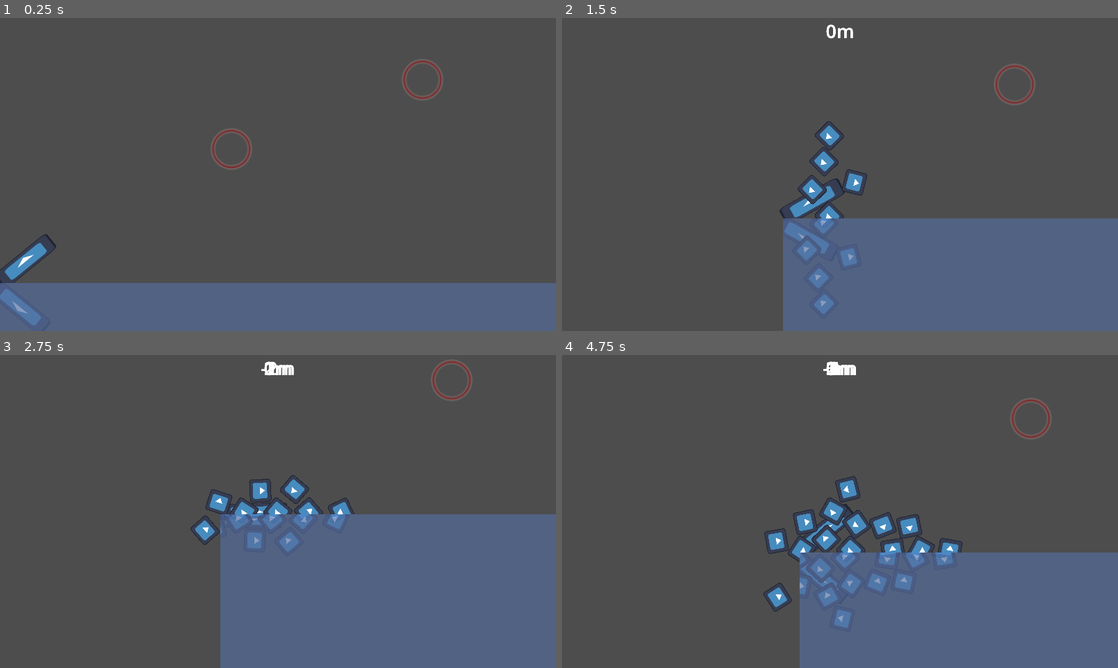
Above: before the commit, frames 1-4 (two rows, left to right).
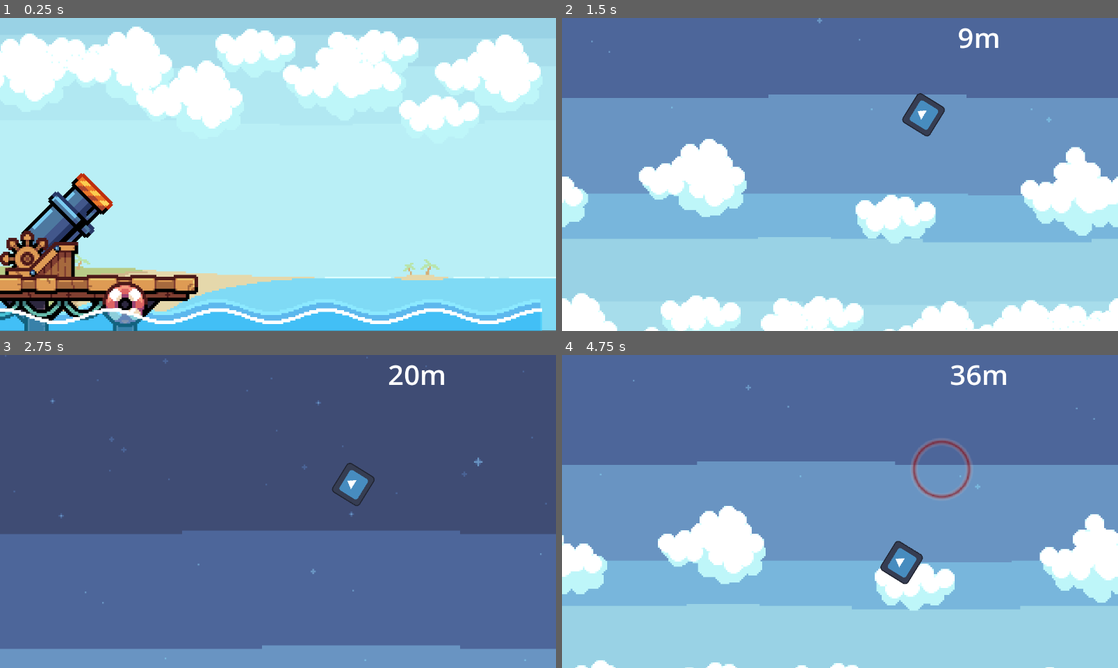
Above: after the commit, the same moments.

Repository: FaunaPolaris/BirdGameJam-Legado
Game: Godot game, scene res://canonGame/level/level.tscn
Two runs of this game, one before a commit and one after it. Both use one fixed random seed, a clock stepped at 60 frames per second and the inputs below. This scene is started directly instead of the project's main scene. The engine's default icon, where the game draws it, is replaced by a stand-in: a white triangle on a blue panel in a dark square.
Inputs:
- Up to frame 1 (0.25 s): no input
- Up to frame 2 (1.5 s): tap Enter (ui_accept) at 0.5, 0.6, 0.77, 1.07, 1.35 s; hold Right (ui_right) 0.53-1.28 s; hold Down (ui_down) from 1.28 s (still down)
- Up to frame 3 (2.75 s): tap Enter (ui_accept) at 1.52, 1.82, 2.1 s; release Down (ui_down) at 2.03 s; hold Right (ui_right) from 2.03 s (still down)
- Up to frame 4 (4.75 s): release Right (ui_right) at 2.78 s; hold Up (ui_up) 2.78-3.53 s; tap Enter (ui_accept) at 2.85, 3.02, 3.32, 3.6, 3.77, 4.07, 4.35, 4.52 s; hold Left (ui_left) from 3.53 s (still down)

The runs differ from the first frame. In frame 1, 100% of the frame differs, in the area x 0-100%, y 0-100%; in frame 2, 100%; in frame 3, 75%; in frame 4, 100%.

Commit message:
art implementation for canon

Diff:
--- a/canonGame/canon/canon.gd
+++ b/canonGame/canon/canon.gd
@@ -2,21 +2,26 @@
 
 var	main_character	= preload("res://canonGame/mainCharacter/main_character.tscn")
 
-var offset_angle	: int = 90
-var	max_angle		: int = -90
+var	max_angle		: int = 90
 var	min_angle		: int = 0
 var	canon_speed		: int = 50
+var	has_shot		: bool = false
 
 func _process(delta : float):
 	pass
-	if Input.is_action_pressed("ui_up") and $mouth.global_rotation_degrees > max_angle:
+	if Input.is_action_pressed("ui_up") and $mouth.global_rotation_degrees > min_angle:
 		$mouth.global_rotation_degrees -= canon_speed * delta
-	elif Input.is_action_pressed("ui_down") and $mouth.global_rotation_degrees < min_angle:
+		$CannonWheel.global_rotation_degrees += canon_speed * delta
+	elif Input.is_action_pressed("ui_down") and $mouth.global_rotation_degrees < max_angle:
 		$mouth.global_rotation_degrees += canon_speed * delta
-	if Input.is_action_just_pressed("ui_accept"):
+		$CannonWheel.global_rotation_degrees -= canon_speed * delta
+	if Input.is_action_just_pressed("ui_accept") and !has_shot:
 		var new_main = main_character.instantiate()
+		has_shot = true
 		new_main.position = $mouth/tip.global_position
 		new_main.original_pos = new_main.position
-		new_main.supposed_rotation = $mouth/tip.global_rotation_degrees - offset_angle
+		new_main.supposed_rotation = $mouth.global_rotation_degrees - 90
 		add_child(new_main)
 		$"../Camera2D".followBullet(new_main)
+		$"../floor".followBullet(new_main)
+		$"../ceiling".followBullet(new_main)
--- a/canonGame/canon/canon.tscn
+++ b/canonGame/canon/canon.tscn
@@ -1,20 +1,38 @@
-[gd_scene load_steps=3 format=3 uid="uid://t52keyqcvf2n"]
+[gd_scene load_steps=6 format=3 uid="uid://t52keyqcvf2n"]
 
 [ext_resource type="Script" uid="uid://ddhf1t6f288r3" path="res://canonGame/canon/canon.gd" id="1_6b8qj"]
-[ext_resource type="Texture2D" uid="uid://o7vchi5epwkd" path="res://icon.svg" id="1_fiqj8"]
+[ext_resource type="Texture2D" uid="uid://cjp7hk386746m" path="res://textures/cannon/cannon.png" id="2_r4el3"]
+[ext_resource type="Texture2D" uid="uid://dab0lvw617j4a" path="res://textures/cannon/cannon_wheel.png" id="3_r4el3"]
+[ext_resource type="Texture2D" uid="uid://cp6hswjsd5bsg" path="res://textures/cannon/cannon_base.png" id="4_5kyjt"]
+[ext_resource type="Texture2D" uid="uid://pmdi7vsru3x1" path="res://textures/cannon/dock.png" id="5_fymf5"]
 
 [node name="canon" type="Node2D"]
+texture_filter = 1
 script = ExtResource("1_6b8qj")
 
 [node name="mouth" type="Sprite2D" parent="."]
-position = Vector2(5.96046e-08, -5.96046e-08)
-rotation = -0.683328
-scale = Vector2(1.81154, 0.510967)
-texture = ExtResource("1_fiqj8")
-offset = Vector2(64, -4.78752)
+position = Vector2(63, -41)
+rotation = 0.785398
+scale = Vector2(4, 4)
+texture = ExtResource("2_r4el3")
+offset = Vector2(0, -26.7875)
 
 [node name="tip" type="Node2D" parent="mouth"]
-position = Vector2(114.805, -6.39398)
-rotation = 1.56637
-scale = Vector2(1.95685, 0.552804)
+position = Vector2(0, -56)
+scale = Vector2(4, 4)
 skew = -0.0512058
+
+[node name="CannonWheel" type="Sprite2D" parent="."]
+position = Vector2(63, -41)
+scale = Vector2(4, 4)
+texture = ExtResource("3_r4el3")
+
+[node name="CannonBase" type="Sprite2D" parent="."]
+position = Vector2(96, -40)
+scale = Vector2(4, 4)
+texture = ExtResource("4_5kyjt")
+
+[node name="dock" type="Sprite2D" parent="."]
+position = Vector2(228, 78)
+scale = Vector2(4, 4)
+texture = ExtResource("5_fymf5")
--- a/canonGame/impulse/impulse.gd
+++ b/canonGame/impulse/impulse.gd
@@ -3,11 +3,14 @@
 class_name impulse
 
 var	has_impulsed		: bool = false
-@export var impulsex	: int = 0
-@export var impulsey	: int = 0
+@export var impulsex	: int = 150
+@export var impulsey	: int = -600
 
 func	_process(delta: float) -> void:
 	if has_overlapping_bodies() and !has_impulsed:
 		has_impulsed = true
 		for body in get_overlapping_bodies():
 			body.impulse(impulsex, impulsey)
+
+func _on_lifespan_timeout() -> void:
+	queue_free()
--- a/canonGame/impulse/impulse.tscn
+++ b/canonGame/impulse/impulse.tscn
@@ -23,3 +23,10 @@
 [node name="art" type="Sprite2D" parent="."]
 scale = Vector2(2.28125, 2.28125)
 texture = SubResource("GradientTexture2D_rj6et")
+
+[node name="lifespan" type="Timer" parent="."]
+wait_time = 15.0
+one_shot = true
+autostart = true
+
+[connection signal="timeout" from="lifespan" to="." method="_on_lifespan_timeout"]
--- /dev/null
+++ b/canonGame/level/ceiling.gd
@@ -0,0 +1,10 @@
+extends StaticBody2D
+
+var focus_point = 0
+
+func	followBullet(target):
+	focus_point = target
+
+func	_process(delta: float) -> void:
+	if focus_point:
+		position.x = focus_point.position.x
--- /dev/null
+++ b/canonGame/level/floor.gd
@@ -0,0 +1,10 @@
+extends Area2D
+
+var focus_point = 0
+
+func	followBullet(target):
+	focus_point = target
+
+func	_process(delta: float) -> void:
+	if focus_point:
+		position.x = focus_point.position.x
--- /dev/null
+++ b/canonGame/level/level.gd
@@ -0,0 +1,15 @@
+extends Node2D
+
+var end_screen = preload("res://shared/endScreen.tscn")
+var	impulse = preload("res://canonGame/impulse/impulse.tscn")
+
+func _on_floor_body_entered(body: Node2D) -> void:
+	get_tree().change_scene_to_packed(end_screen)
+
+
+func _on_impulse_spawn_timeout() -> void:
+	var	random_pos = Vector2(randi_range(960, 6000), randi_range(-740, 740))
+	var new_impulse = impulse.instantiate()
+	new_impulse.position.x = random_pos.x + Global.position.x
+	new_impulse.position.y = random_pos.y + Global.position.y
+	add_child(new_impulse)
--- a/canonGame/level/level.tscn
+++ b/canonGame/level/level.tscn
@@ -1,60 +1,173 @@
-[gd_scene load_steps=8 format=3 uid="uid://j0ll3p56344r"]
+[gd_scene load_steps=16 format=3 uid="uid://j0ll3p56344r"]
 
 [ext_resource type="PackedScene" uid="uid://t52keyqcvf2n" path="res://canonGame/canon/canon.tscn" id="1_1njy3"]
-[ext_resource type="Shader" uid="uid://cx6ooffi7n41c" path="res://canonGame/level/water.gdshader" id="2_64f4c"]
+[ext_resource type="Script" uid="uid://difvtsf6srejg" path="res://canonGame/level/level.gd" id="1_3jpai"]
 [ext_resource type="Script" uid="uid://bds05ofn7ocoj" path="res://canonGame/level/camera_2d.gd" id="2_nel4u"]
-[ext_resource type="PackedScene" uid="uid://pia88a6c3b1i" path="res://canonGame/impulse/impulse.tscn" id="4_vnhku"]
-
-[sub_resource type="PhysicsMaterial" id="PhysicsMaterial_vnhku"]
-rough = true
+[ext_resource type="Texture2D" uid="uid://ddls23kveavui" path="res://textures/background/clouds/cloud_front_3.png" id="2_w0isi"]
+[ext_resource type="Texture2D" uid="uid://bb4bafj1jgmjb" path="res://textures/background/bg_start.png" id="2_wc3sl"]
+[ext_resource type="Script" uid="uid://52fv25itwr1s" path="res://canonGame/level/floor.gd" id="3_vnhku"]
+[ext_resource type="Script" uid="uid://dfonb542bqems" path="res://canonGame/level/ceiling.gd" id="5_tei5g"]
+[ext_resource type="Texture2D" uid="uid://tj0r05cxtju6" path="res://textures/waves/wave_back.png" id="6_81lgp"]
+[ext_resource type="Texture2D" uid="uid://bipwp5b0nulv4" path="res://textures/background/bg_right.png" id="7_rrcc1"]
+[ext_resource type="Texture2D" uid="uid://6qdwgtjfo828" path="res://textures/background/bg_up.png" id="8_0aevh"]
+[ext_resource type="Texture2D" uid="uid://b0xujctcu0yji" path="res://textures/waves/wave_front.png" id="8_oki1q"]
+[ext_resource type="Texture2D" uid="uid://cbcrx2mg0kiuh" path="res://textures/background/bg_up_2.png" id="9_w0isi"]
+[ext_resource type="Texture2D" uid="uid://tmoebky4wvsx" path="res://textures/background/clouds/cloud_front_1.png" id="10_e8frv"]
+[ext_resource type="Texture2D" uid="uid://dtqy85rampyw0" path="res://textures/background/clouds/cloud_front_2.png" id="11_w1o5i"]
 
 [sub_resource type="RectangleShape2D" id="RectangleShape2D_nel4u"]
-size = Vector2(4804.5, 91)
-
-[sub_resource type="ShaderMaterial" id="ShaderMaterial_nel4u"]
-shader = ExtResource("2_64f4c")
-shader_parameter/offSet = 0.0
-shader_parameter/YDistortion = 1.0
-shader_parameter/waterColor = Color(0.117, 0.27, 0.58, 1)
-shader_parameter/colorCorection = 0.35
-shader_parameter/distortionForce = 0.01
-shader_parameter/WDBrightness = 1.5
-shader_parameter/WDFreq = 0.6
-shader_parameter/WDSize = 0.9
-shader_parameter/WDSpeed = 4.0
-shader_parameter/tiling = Vector2(1, 1)
-shader_parameter/offSetSpeed = Vector2(0.1, 0.1)
-shader_parameter/backGroundDirX = 0.01
-shader_parameter/backGroundDirY = 0.01
+size = Vector2(1920, 100)
 
 [node name="Level" type="Node2D"]
+texture_filter = 1
+script = ExtResource("1_3jpai")
+
+[node name="BgStart" type="Sprite2D" parent="."]
+position = Vector2(640, -236)
+scale = Vector2(4, 4)
+texture = ExtResource("2_wc3sl")
+
+[node name="clouds" type="Parallax2D" parent="."]
+texture_filter = 1
+repeat_size = Vector2(1280, 0)
+autoscroll = Vector2(64, 0)
+repeat_times = 2
+
+[node name="CloudFront1" type="Sprite2D" parent="clouds"]
+position = Vector2(572, -514)
+scale = Vector2(4, 4)
+texture = ExtResource("10_e8frv")
+
+[node name="CloudFront9" type="Sprite2D" parent="clouds"]
+position = Vector2(995, -362)
+scale = Vector2(4, 4)
+texture = ExtResource("10_e8frv")
+
+[node name="CloudFront10" type="Sprite2D" parent="clouds"]
+position = Vector2(136, -494)
+scale = Vector2(4, 4)
+texture = ExtResource("10_e8frv")
+
+[node name="CloudFront11" type="Sprite2D" parent="clouds"]
+position = Vector2(855, -512)
+scale = Vector2(4, 4)
+texture = ExtResource("10_e8frv")
+
+[node name="CloudFront4" type="Sprite2D" parent="clouds"]
+position = Vector2(1021, -745)
+scale = Vector2(4, 4)
+texture = ExtResource("10_e8frv")
+
+[node name="CloudFront2" type="Sprite2D" parent="clouds"]
+position = Vector2(777, -461)
+scale = Vector2(4, 4)
+texture = ExtResource("11_w1o5i")
+
+[node name="CloudFront5" type="Sprite2D" parent="clouds"]
+position = Vector2(171, -809)
+scale = Vector2(4, 4)
+texture = ExtResource("11_w1o5i")
+
+[node name="CloudFront3" type="Sprite2D" parent="clouds"]
+position = Vector2(554, -840)
+scale = Vector2(4, 4)
+texture = ExtResource("2_w0isi")
+
+[node name="CloudFront6" type="Sprite2D" parent="clouds"]
+position = Vector2(260, -485)
+scale = Vector2(4, 4)
+texture = ExtResource("2_w0isi")
+
+[node name="CloudFront7" type="Sprite2D" parent="clouds"]
+position = Vector2(1109, -467)
+scale = Vector2(4, 4)
+texture = ExtResource("2_w0isi")
+
+[node name="CloudFront12" type="Sprite2D" parent="clouds"]
+position = Vector2(14, -469)
+scale = Vector2(4, 4)
+texture = ExtResource("2_w0isi")
+
+[node name="CloudFront8" type="Sprite2D" parent="clouds"]
+position = Vector2(422, -407)
+scale = Vector2(4, 4)
+texture = ExtResource("2_w0isi")
+
+[node name="waveBack" type="Parallax2D" parent="."]
+scroll_offset = Vector2(1, -1)
+repeat_size = Vector2(1240, 0)
+autoscroll = Vector2(12, 0)
+repeat_times = 2
+
+[node name="WaveBack" type="Sprite2D" parent="waveBack"]
+position = Vector2(620, 89)
+scale = Vector2(4, 4)
+texture = ExtResource("6_81lgp")
 
 [node name="canon" parent="." instance=ExtResource("1_1njy3")]
 
+[node name="waveFront" type="Parallax2D" parent="."]
+repeat_size = Vector2(1240, 0)
+autoscroll = Vector2(32, 0)
+repeat_times = 2
+
+[node name="WaveFront" type="Sprite2D" parent="waveFront"]
+position = Vector2(620, 109)
+scale = Vector2(4, 4)
+texture = ExtResource("8_oki1q")
+
 [node name="Camera2D" type="Camera2D" parent="."]
-position = Vector2(960, -374)
-limit_top = -1400
+position = Vector2(633, -168)
+limit_left = 0
+limit_top = -1700
+limit_bottom = 125
 position_smoothing_enabled = true
 script = ExtResource("2_nel4u")
 
-[node name="floor" type="StaticBody2D" parent="."]
-physics_material_override = SubResource("PhysicsMaterial_vnhku")
+[node name="floor" type="Area2D" parent="."]
+position = Vector2(2, 217)
+script = ExtResource("3_vnhku")
 
 [node name="collision" type="CollisionShape2D" parent="floor"]
-position = Vector2(2407.75, 83)
+position = Vector2(956, -52)
 shape = SubResource("RectangleShape2D_nel4u")
 
-[node name="water" type="ColorRect" parent="."]
-material = SubResource("ShaderMaterial_nel4u")
-offset_right = 4806.0
-offset_bottom = 920.0
+[node name="ceiling" type="StaticBody2D" parent="."]
+position = Vector2(24, -1606)
+collision_layer = 4
+script = ExtResource("5_tei5g")
 
-[node name="impulse" parent="." instance=ExtResource("4_vnhku")]
-position = Vector2(799, -462)
-impulsex = -600
-impulsey = -100
+[node name="collision" type="CollisionShape2D" parent="ceiling"]
+position = Vector2(960, 14)
+shape = SubResource("RectangleShape2D_nel4u")
+disabled = true
 
-[node name="impulse2" parent="." instance=ExtResource("4_vnhku")]
-position = Vector2(1459, -701)
-impulsex = -60
-impulsey = -100
+[node name="ParallaxBackground" type="ParallaxBackground" parent="."]
+
+[node name="ParallaxLayer" type="ParallaxLayer" parent="ParallaxBackground"]
+motion_mirroring = Vector2(1280, 0)
+
+[node name="BgRight" type="Sprite2D" parent="ParallaxBackground/ParallaxLayer"]
+texture_filter = 1
+position = Vector2(640, -236)
+scale = Vector2(4, 4)
+texture = ExtResource("7_rrcc1")
+
+[node name="BgUp" type="Sprite2D" parent="ParallaxBackground/ParallaxLayer"]
+texture_filter = 1
+position = Vector2(640, -956)
+scale = Vector2(4, 4)
+texture = ExtResource("8_0aevh")
+
+[node name="BgUp2" type="Sprite2D" parent="ParallaxBackground/ParallaxLayer"]
+texture_filter = 1
+position = Vector2(640, -1676)
+scale = Vector2(4, 4)
+texture = ExtResource("9_w0isi")
+
+[node name="impulse_spawn" type="Timer" parent="."]
+wait_time = 0.6
+autostart = true
+
+[connection signal="body_entered" from="floor" to="." method="_on_floor_body_entered"]
+[connection signal="timeout" from="impulse_spawn" to="." method="_on_impulse_spawn_timeout"]
--- a/canonGame/mainCharacter/main_character.gd
+++ b/canonGame/mainCharacter/main_character.gd
@@ -5,11 +5,13 @@
 var original_pos : Vector2 = Vector2.ZERO
 
 func	_process(delta: float) -> void:
-	$distanceCounter.setDistance((global_position.x - original_pos.x) / 100)
+	Global.distance = (global_position.x - original_pos.x) / 100
+	Global.position = global_position
+	$distanceCounter.setDistance(Global.distance)
 
 func	_ready() -> void:
 	rotation = supposed_rotation
-	apply_impulse(Vector2(Global.current_fat, 0).rotated(deg_to_rad(supposed_rotation)), original_pos - position)
+	apply_impulse(Vector2(1500, 0).rotated(deg_to_rad(supposed_rotation)), original_pos - position)
 
 func	impulse(forcex, forcey):
 	apply_impulse(Vector2(forcex, forcey), original_pos - position)
--- a/canonGame/mainCharacter/main_character.tscn
+++ b/canonGame/mainCharacter/main_character.tscn
@@ -1,17 +1,15 @@
-[gd_scene load_steps=6 format=3 uid="uid://c5xl5nd4ofm1d"]
+[gd_scene load_steps=5 format=3 uid="uid://c5xl5nd4ofm1d"]
 
 [ext_resource type="Script" uid="uid://cadcfd4beb3wt" path="res://canonGame/mainCharacter/main_character.gd" id="1_exv1e"]
 [ext_resource type="Texture2D" uid="uid://o7vchi5epwkd" path="res://icon.svg" id="2_vedcc"]
 [ext_resource type="PackedScene" uid="uid://ch4no1kmuawrs" path="res://canonGame/distanceCounter/distance_counter.tscn" id="3_lhhoq"]
 
-[sub_resource type="PhysicsMaterial" id="PhysicsMaterial_7l5se"]
-rough = true
-
 [sub_resource type="CircleShape2D" id="CircleShape2D_me2vn"]
 
 [node name="mainCharacter" type="RigidBody2D"]
 rotation = -0.000905367
-physics_material_override = SubResource("PhysicsMaterial_7l5se")
+collision_mask = 5
+gravity_scale = 0.4
 script = ExtResource("1_exv1e")
 
 [node name="collision" type="CollisionShape2D" parent="."]
--- a/project.godot
+++ b/project.godot
@@ -21,7 +21,7 @@
 
 [display]
 
-window/size/viewport_width=1920
-window/size/viewport_height=1080
+window/size/viewport_width=1280
+window/size/viewport_height=720
 window/size/resizable=false
 window/stretch/mode="viewport"
--- a/shared/Global.gd
+++ b/shared/Global.gd
@@ -1,3 +1,5 @@
 extends Node
 
-var current_fat : int = 0
+var current_fat	: int = 0
+var	distance	: int = 0
+var position	: Vector2 = Vector2.ZERO
--- /dev/null
+++ b/shared/endScreen.tscn
@@ -0,0 +1,21 @@
+[gd_scene load_steps=2 format=3 uid="uid://cga0pfgq2uhtx"]
+
+[sub_resource type="LabelSettings" id="LabelSettings_inp14"]
+font_size = 320
+
+[node name="Control" type="Control"]
+layout_mode = 3
+anchors_preset = 15
+anchor_right = 1.0
+anchor_bottom = 1.0
+grow_horizontal = 2
+grow_vertical = 2
+
+[node name="Label" type="Label" parent="."]
+custom_minimum_size = Vector2(1280, 720)
+layout_mode = 0
+offset_right = 40.0
+offset_bottom = 23.0
+text = "end!"
+label_settings = SubResource("LabelSettings_inp14")
+horizontal_alignment = 1
Not shown, added: canonGame/level/ceiling.gd.uid
Not shown, added: canonGame/level/floor.gd.uid
Not shown, added: canonGame/level/level.gd.uid
Not shown: 2 places in shared/title_screen.tscn that only renumber resources
